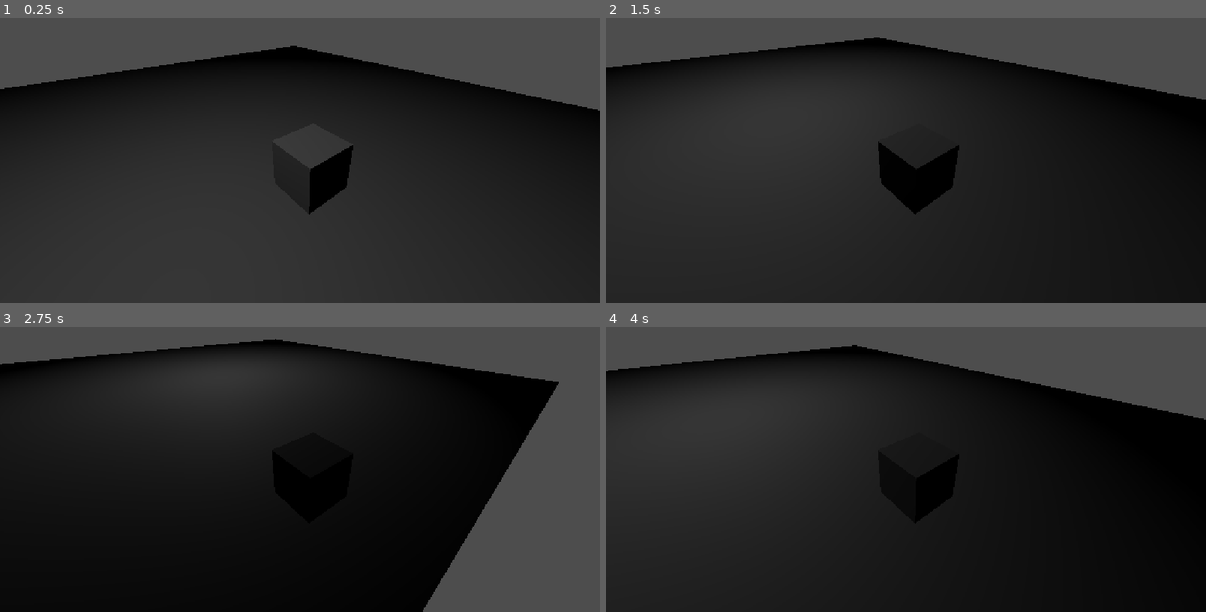
Above: before the commit, frames 1-4 (two rows, left to right).
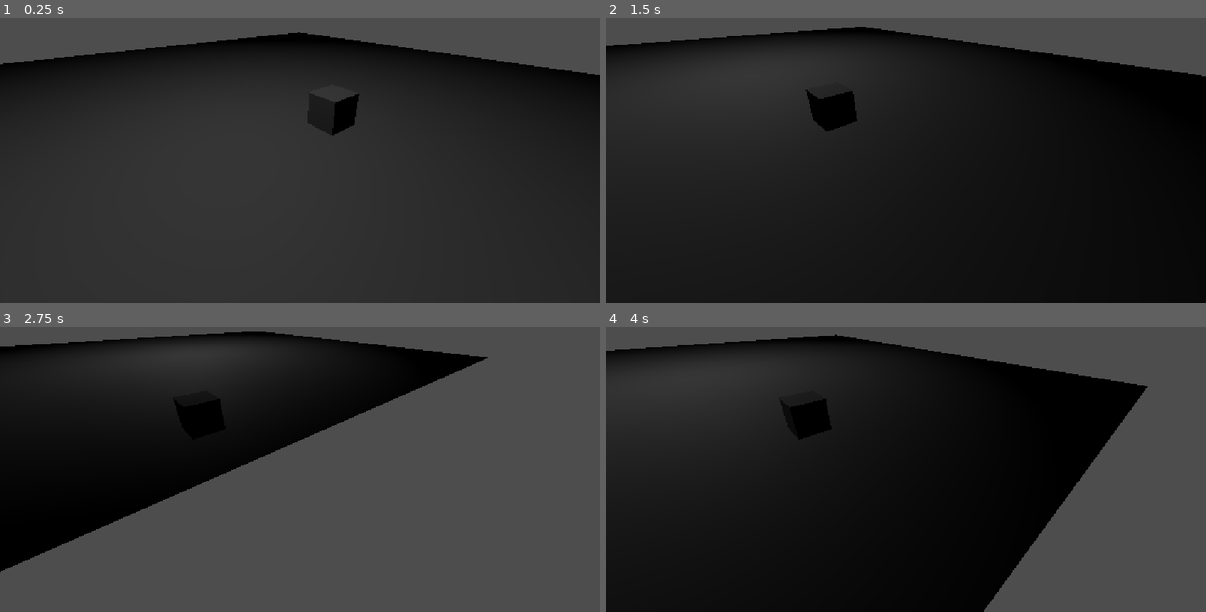
Above: after the commit, the same moments.

Repository: notred27/GMTK_2026
Game: Godot game, scene res://main.tscn
Two runs of this game, one before a commit and one after it. Both use one fixed random seed, a clock stepped at 60 frames per second and the inputs below.
Inputs (mouse positions are in pixels of both pictures, inside the frame that each line leads up to):
- Up to frame 1 (0.25 s): no input
- Up to frame 2 (1.5 s): tap Enter at 0.5 s; move the mouse to (1038, 117) at 0.52 s; hold D (right) 0.53-1.28 s; move the mouse to (786, 151) at 1.27 s; hold S (backward) from 1.28 s (still down)
- Up to frame 3 (2.75 s): move the mouse to (360, 369) at 2.02 s; release S (backward) at 2.03 s; hold D (right) from 2.03 s (still down)
- Up to frame 4 (4 s): move the mouse to (876, 512) at 2.77 s; release D (right) at 2.78 s; hold W (forward) 2.78-3.53 s; move the mouse to (1086, 495) at 3.52 s; hold A (left) from 3.53 s (still down)

The runs differ from the first frame. In frame 1, 9.6% of the frame differs, in the area x 0-100%, y 4-70%; in frame 2, 9.2%; in frame 3, 48%, in the area x 0-94%, y 1-100%; in frame 4, 25%.

Commit message:
Panning camera

Diff:
--- a/gmtk-2026/Player.tscn
+++ /dev/null
@@ -1,19 +0,0 @@
-[gd_scene format=3 uid="uid://c3cmojtfo1iom"]
-
-[ext_resource type="Script" uid="uid://c84b4d8frj6x0" path="res://Player.gd" id="1_xhfnw"]
-
-[sub_resource type="BoxShape3D" id="BoxShape3D_68yga"]
-
-[sub_resource type="BoxMesh" id="BoxMesh_84upj"]
-
-[node name="Player" type="CharacterBody3D" unique_id=1844018048]
-script = ExtResource("1_xhfnw")
-
-[node name="CollisionShape3D" type="CollisionShape3D" parent="." unique_id=1986533523]
-shape = SubResource("BoxShape3D_68yga")
-
-[node name="MeshInstance3D" type="MeshInstance3D" parent="." unique_id=1163341488]
-mesh = SubResource("BoxMesh_84upj")
-
-[node name="Camera3D" type="Camera3D" parent="." unique_id=1159045129]
-transform = Transform3D(0.7610898, 0.33804646, -0.5535945, 2.8353243e-08, 0.8534611, 0.52115667, 0.6486466, -0.39664704, 0.64956045, -2.225071, 2.612237, 2.2910655)
--- a/gmtk-2026/main.tscn
+++ b/gmtk-2026/main.tscn
@@ -1,6 +1,6 @@
 [gd_scene format=3 uid="uid://xjlgiinvpwng"]
 
-[ext_resource type="PackedScene" uid="uid://c3cmojtfo1iom" path="res://Player.tscn" id="1_ig7tw"]
+[ext_resource type="PackedScene" uid="uid://c3cmojtfo1iom" path="res://player/Player.tscn" id="1_ig7tw"]
 
 [sub_resource type="BoxShape3D" id="BoxShape3D_68yga"]
 size = Vector3(35.823547, 1, 35.888046)
@@ -24,4 +24,4 @@
 omni_range = 23.167595
 
 [node name="Player" parent="." unique_id=1844018048 instance=ExtResource("1_ig7tw")]
-transform = Transform3D(1, 0, 0, 0, 1, 0, 0, 0, 1, 2.8864784, 1.9132729, 1.0664711)
+transform = Transform3D(1, 0, 0, 0, 1, 0, 0, 0, 1, 2.8864784, 0.6585264, 1.0664711)
--- a/gmtk-2026/Player.gd
+++ b/gmtk-2026/player/Player.gd
@@ -10,6 +10,7 @@
 	dir.z = move_dir.y
 	velocity = dir * speed
 
+
 func _physics_process(delta: float) -> void:
 	move_player()
 	move_and_slide()
--- /dev/null
+++ b/gmtk-2026/player/Player.tscn
@@ -0,0 +1,24 @@
+[gd_scene format=3 uid="uid://c3cmojtfo1iom"]
+
+[ext_resource type="Script" uid="uid://c84b4d8frj6x0" path="res://player/Player.gd" id="1_3c3w1"]
+[ext_resource type="Script" uid="uid://cfn7eifhx1gv8" path="res://player/camera_pan.gd" id="2_kpjcp"]
+
+[sub_resource type="BoxShape3D" id="BoxShape3D_68yga"]
+
+[sub_resource type="BoxMesh" id="BoxMesh_84upj"]
+
+[node name="Player" type="CharacterBody3D" unique_id=1844018048]
+script = ExtResource("1_3c3w1")
+
+[node name="CollisionShape3D" type="CollisionShape3D" parent="." unique_id=1986533523]
+shape = SubResource("BoxShape3D_68yga")
+
+[node name="MeshInstance3D" type="MeshInstance3D" parent="." unique_id=1163341488]
+mesh = SubResource("BoxMesh_84upj")
+
+[node name="DefaultCameraPosition" type="Marker3D" parent="." unique_id=1244719186]
+transform = Transform3D(1, 0, 0, 0, 1, 0, 0, 0, 1, -4.58379, 2.7178214, 3.8466916)
+
+[node name="Camera3D" type="Camera3D" parent="DefaultCameraPosition" unique_id=1159045129]
+transform = Transform3D(0.7558535, 0.3411263, -0.5588546, 0, 0.85355085, 0.5210097, 0.6547408, -0.39380696, 0.64515936, 0, 0, 0)
+script = ExtResource("2_kpjcp")
--- /dev/null
+++ b/gmtk-2026/player/camera_pan.gd
@@ -0,0 +1,26 @@
+extends Camera3D
+
+@export var pan_speed = 0.05
+@export var max_cam_dist = 4
+
+func _physics_process(delta: float) -> void:
+	var mouse_pos = get_viewport().get_mouse_position()
+
+	if mouse_pos.x >= get_viewport().size.x * 0.8:
+		# Mouse is on right, pan right
+		if position.length()  < max_cam_dist:
+			position.x += pan_speed
+			position.z += pan_speed
+		else:
+			position.x = max_cam_dist / sqrt(2)
+			position.z = max_cam_dist / sqrt(2)
+
+
+	if mouse_pos.x <= get_viewport().size.x * 0.2:
+		# Mouse is on left, pan left
+		if position.length() < max_cam_dist:
+			position.x -= pan_speed
+			position.z -= pan_speed
+		else:
+				position.x = -max_cam_dist / sqrt(2)
+				position.z = -max_cam_dist / sqrt(2)
Renamed: gmtk-2026/Player.gd.uid -> gmtk-2026/player/Player.gd.uid
Not shown, added: gmtk-2026/player/camera_pan.gd.uid
